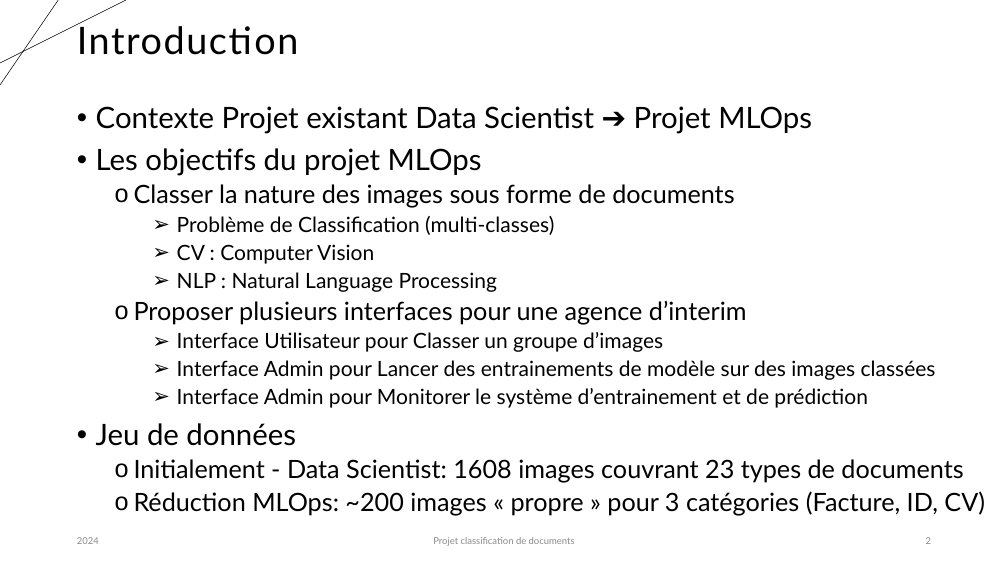
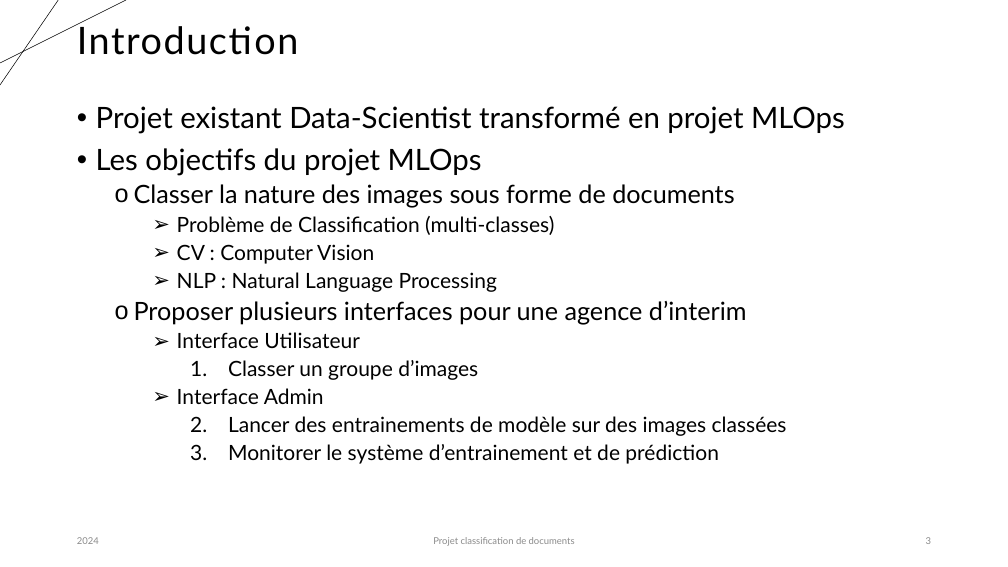
Before and after one commit to karned-formation/SEP24-MLOPS-SAKE, a slide deck: slide 3 of report/Projet_classification_MLOps_Partie1_Eddie.pptx (slide 2 before the commit). Drawn at 1008x567 pixels with LibreOffice and Linux fonts; fonts in the diff are those of the drawing. Boxes give left, top, right and bottom in pixels: in the first picture for what was removed or moved away, otherwise in the second. Text is boxed around its words. In the diff, an @@ line names an element or a change of style, - is before the commit and + after.

```diff
--- a/report/Projet_classification_MLOps_Partie1_Eddie.pptx
+++ b/report/Projet_classification_MLOps_Partie1_Eddie.pptx
@@ text at (x1=96, y1=106, x2=845, y2=133): text changed @@
-• Contexte Projet existant Data Scientist ➔ Projet MLOps
+• Projet existant Data-Scientist transformé en projet MLOps
@@ text at (x1=177, y1=332, x2=787, y2=464): text changed @@
-    ➢ Interface Utilisateur pour Classer un groupe d’images
-    ➢ Interface Admin pour Lancer des entrainements de modèle sur des images classées
-    ➢ Interface Admin pour Monitorer le système d’entrainement et de prédiction
-• Jeu de données
-  o Initialement - Data Scientist: 1608 images couvrant 23 types de documents
-  o Réduction MLOps: ~200 images « propre » pour 3 catégories (Facture, ID, CV)
+    ➢ Interface Utilisateur
+      1. Classer un groupe d’images
+    ➢ Interface Admin
+      2. Lancer des entrainements de modèle sur des images classées
+      3. Monitorer le système d’entrainement et de prédiction
```
Also in this commit, not shown: 3 other slides changed, 1 slide added, 4 other files.
